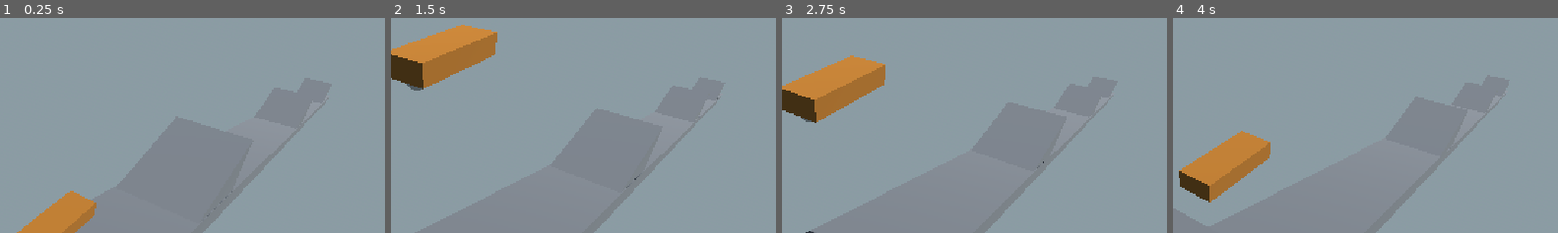
Above: before the commit, frames 1-4 (left to right).
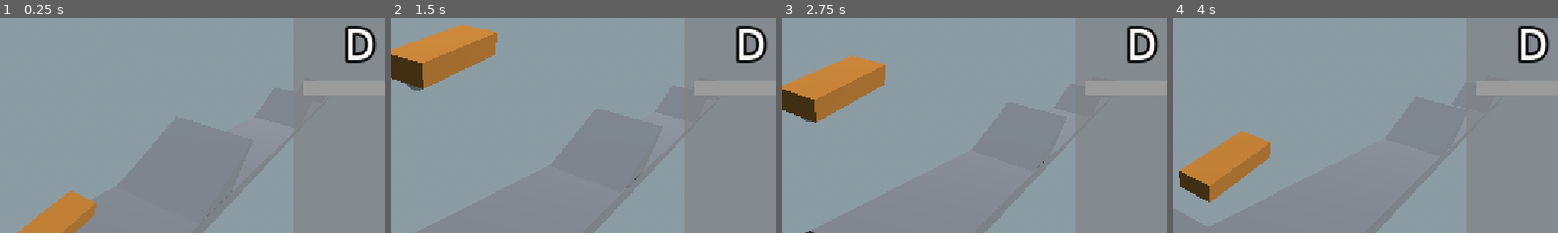
Above: after the commit, the same moments.

Repository: SlyZ1/ludum60
Game: Godot game, scene res://scenes/skate_prototype.tscn
The game is run twice, just before and just after one commit, with the same random seed, the same clock (stepped at 60 frames per second) and the same inputs.
Inputs:
- Up to frame 1 (0.25 s): no input
- Up to frame 2 (1.5 s): hold B (B) 0.53-1.28 s; tap F (F) at 1.35 s
- Up to frame 3 (2.75 s): hold H (H) from 2.03 s (still down)
- Up to frame 4 (4 s): release H (H) at 2.78 s; tap Y (Y) at 2.85 s; hold B (B) from 3.53 s (still down)
The pictures show only the part of the screen within x 44-94%, y 5-55%; the shares and areas given below are measured in that part.

The runs differ from the first frame. In frame 1, 1.7% of the frame differs, in the area x 78-98%, y 3-37%; in frame 2, 1.7%; in frame 3, 1.7%; in frame 4, 1.7%.

Commit message:
Streakpanel on base scene

Diff:
--- a/scenes/skate_prototype.tscn
+++ b/scenes/skate_prototype.tscn
@@ -4,6 +4,7 @@
 [ext_resource type="Script" uid="uid://dhrwk24kr7uqb" path="res://scripts/skate_orientation.gd" id="1_k67ne"]
 [ext_resource type="Script" uid="uid://l50nio1hp4qx" path="res://scripts/static_camera.gd" id="1_rudyk"]
 [ext_resource type="PackedScene" uid="uid://ci1irpvc67c13" path="res://templates/section_1.tscn" id="4_vvnha"]
+[ext_resource type="PackedScene" uid="uid://bykj6c41eouqh" path="res://prefabs/streak_panel.tscn" id="5_uorgy"]
 
 [sub_resource type="BoxMesh" id="BoxMesh_qn4bn"]
 size = Vector3(2.0212402, 1, 5.1572266)
@@ -73,3 +74,9 @@
 shadow_enabled = true
 
 [node name="GroundContainer" type="Node3D" parent="." unique_id=474625706]
+
+[node name="StreakPanel" parent="." unique_id=199057457 instance=ExtResource("5_uorgy")]
+offset_left = 920.0
+offset_top = 24.0
+offset_right = -38.0
+offset_bottom = -267.0
